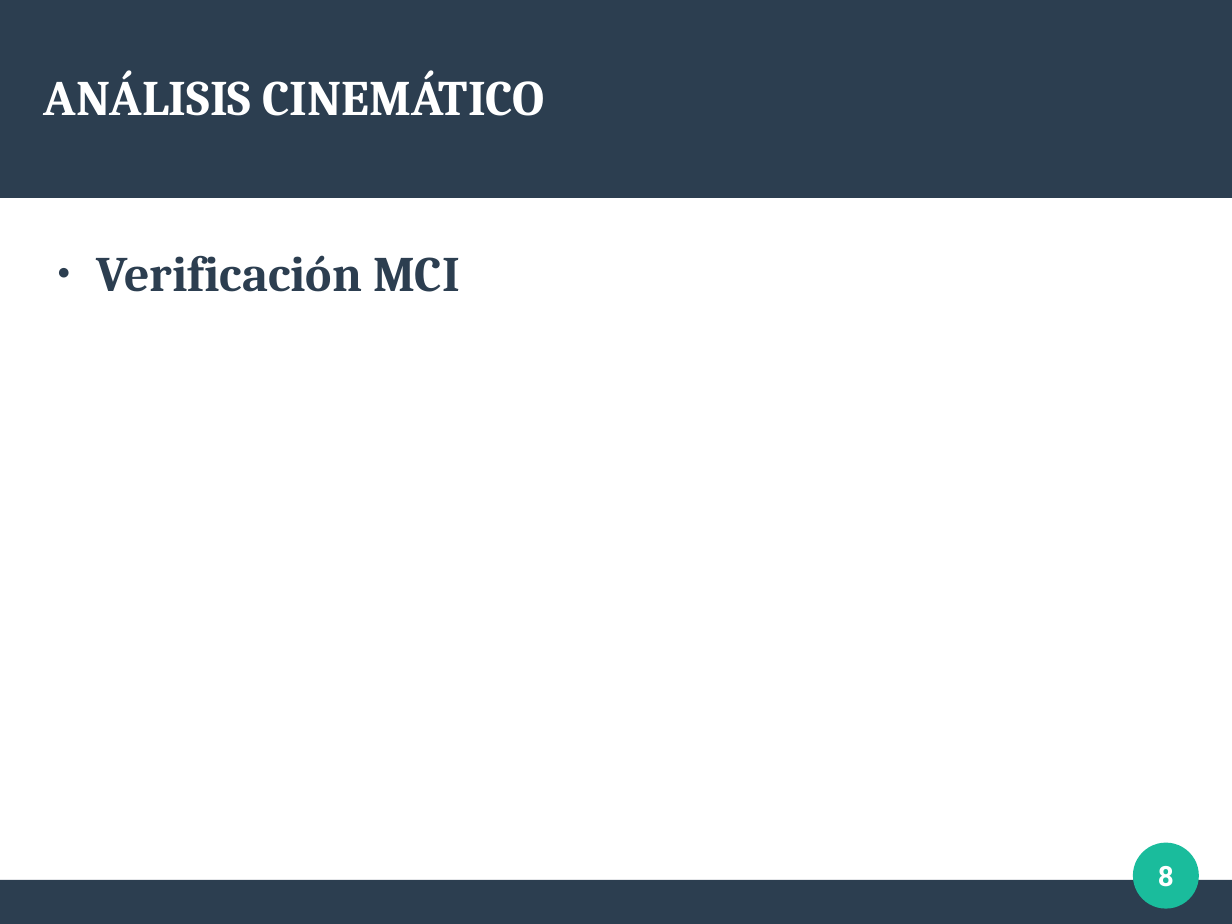
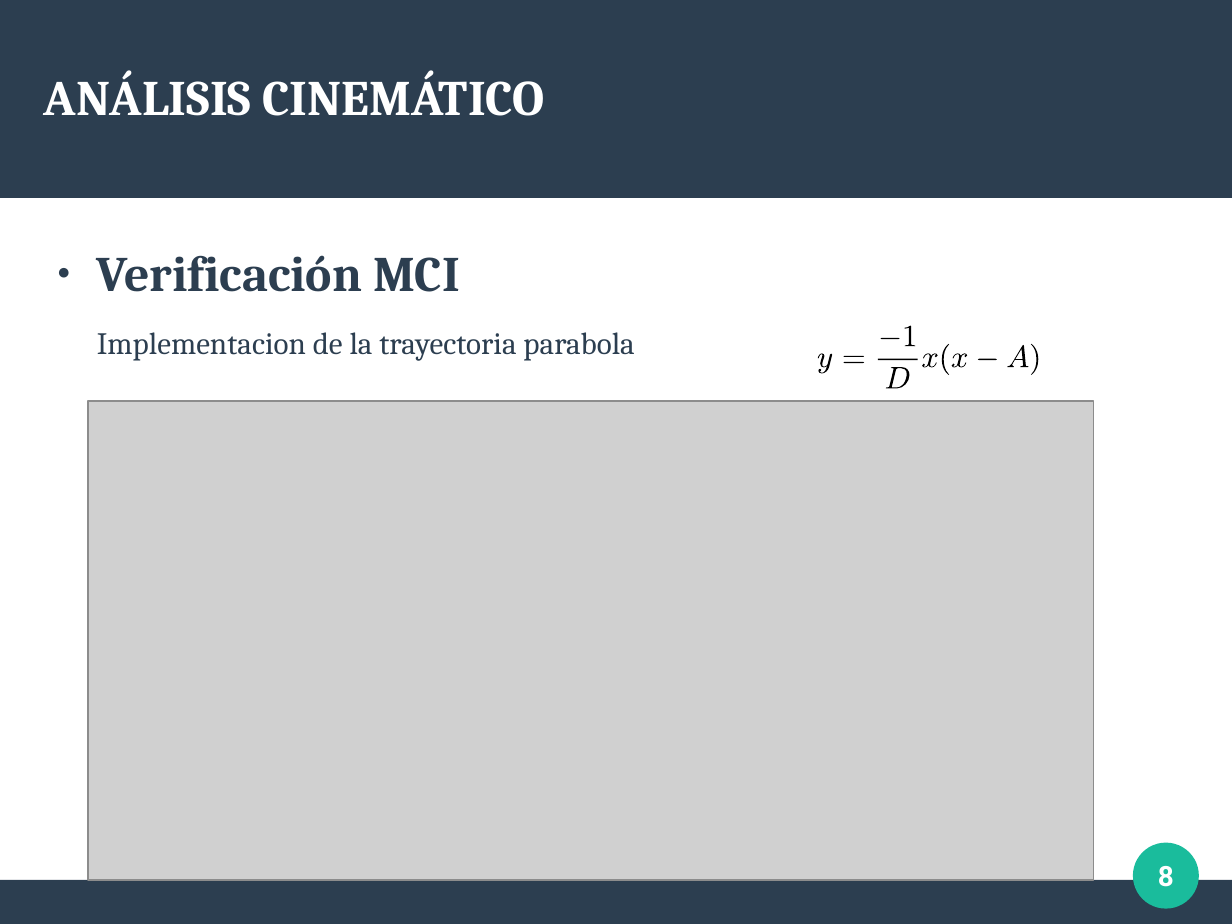
Before and after one commit to Arrivederccimamasita/Synchro_Drive_CyPR, a slide deck: slide 8 of Presentacion_defensa/defensa.odp. Drawn at 1232x924 pixels with LibreOffice and Linux fonts; fonts in the diff are those of the drawing; grey boxes stand for pictures. Boxes give left, top, right and bottom in pixels: in the first picture for what was removed or moved away, otherwise in the second. Text is boxed around its words. In the diff, an @@ line names an element or a change of style, - is before the commit and + after.

```diff
--- a/Presentacion_defensa/defensa.odp
+++ b/Presentacion_defensa/defensa.odp
@@ text at <box>97,332,634,361</box>: paragraph added @@
+Implementacion de la trayectoria parabola
@@ group added at <box>817,325,1040,389</box>: 13 freeform shapes @@
@@ picture added at <box>88,401,1093,881</box> @@
```
Also in this commit, not shown: 7 other slides changed, 5 slides added, 1 other file.
